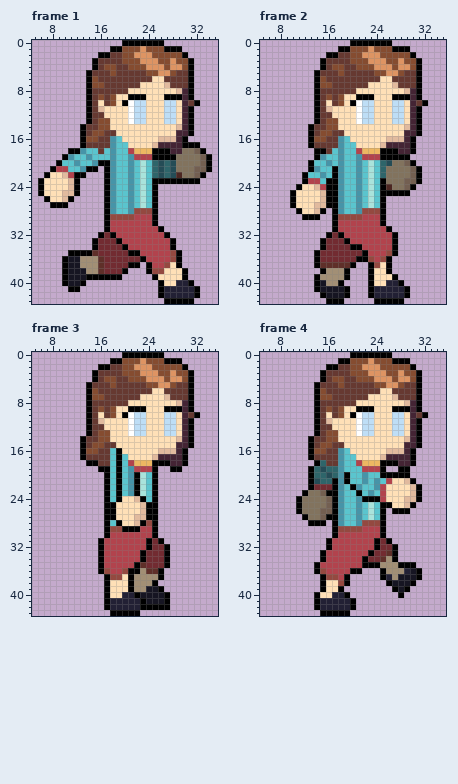
Two versions of one pixel-art file, Aseprite/MC (Gracey)/Gracey - Walk.aseprite. That is the earlier state.
44x44 pixels, 8 frames. Shown: frame 1: x 5..35, y 0..43; frame 2: x 5..35, y 0..43; frame 3: x 5..35, y 0..43; frame 4: x 5..35, y 0..43. The commit also changed other frames, which this record leaves out.
After the commit:
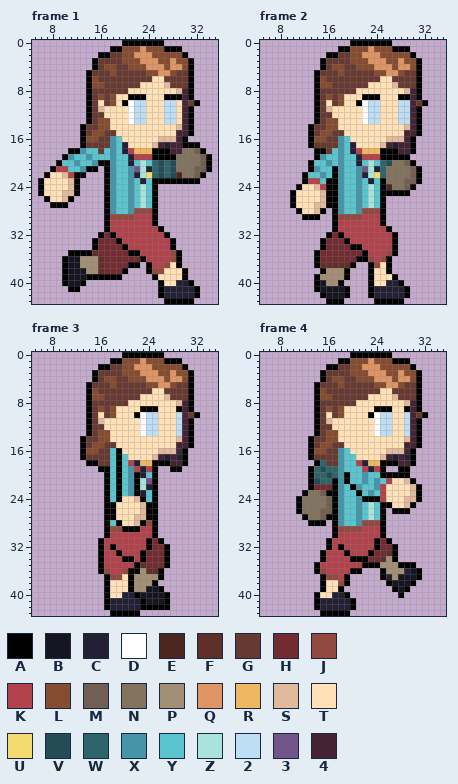
Palette (. is transparent): A #000000  B #161522  C #222034  D #ffffff  E #4c2621  F #5f2f29  G #663931  H #722b31  J #944940  K #b2434d  L #854c30  M #735f51  N #82735e  P #a28f75  Q #de9463  R #edb762  S #e1ba9e  T #ffe0b7  U #f3db6f  V #244c56  W #2e656a  X #4694a8  Y #5ac5ce  Z #aae3db  2 #bedef6  3 #725689  4 #442434
From the commit log: Finished walk animation
Change:
layer "Lanyard" now shown
Changed rows in their new state; - is an unchanged pixel.
Frame 1, layer "Lanyard":
first column x 20:
17 C------C
18 C-------
19 -C------
20 -C------
21 --3-C---
22 --C-U---
23 ---C----
Frame 2, layers "Lanyard", "Head":
first column x 20:
 9 -T--A--T--
10 TAD-2--T-2
11 -TD-2--T-2
12 -TD-2--T-2
13 -TD-2--T-2
first column x 20:
17 C------C
18 C-------
19 -C------
20 -C------
21 --3-C---
22 --C-U---
23 ---C----
Frame 3, layers "Lanyard", "Head":
first column x 20:
 9 -TT-AA-TT-
10 TTAD22-TT2
11 -TTD22-TT2
12 -TTD22-TT2
13 -TTD22-TT2
first column x 22:
17 -----C-C
18 C-------
19 -C------
20 -C------
21 --3-----
22 --C-----
23 -C------
first column x 18:
32 A---
33 -A--
34 --AA
Frame 4, layers "Lanyard", "Head":
first column x 20:
 9 -TTTAAATT-
10 TTTAD22TT2
11 -TTTD22TT2
12 -TTTD22TT2
13 -TTTD22TT2
first column x 22:
17 -----C-C
18 C-------
19 -C------
first column x 18:
32 A---
33 -A--
34 --AA
Pixel boxes of the changes (left, top, right, bottom) in both pictures:
changed: (122, 142, 152, 184)
changed: (164, 142, 170, 148)
changed: (350, 94, 410, 184)
changed: (122, 406, 182, 496)
changed: (110, 544, 134, 562)
changed: (350, 406, 410, 472)
changed: (338, 544, 362, 562)
